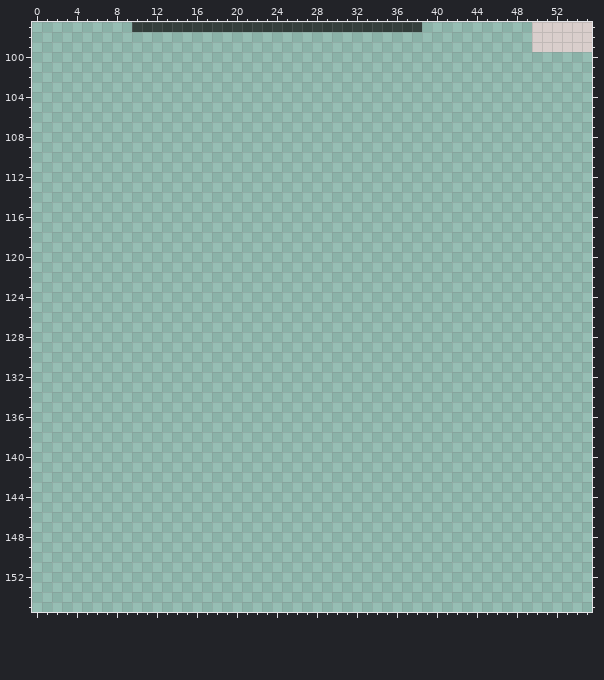
Pixel-art file -- ASSETS/TEXTURES/FURNITURE/FURNITURE.aseprite. The picture above was drawn from the file before the commit.
500x500 pixels, 1 frame. Pixels under 10% opacity are left out. Colours within 5 levels of each other are drawn and written as one. Shown: x 0..55, y 97..155. The commit also changed other parts of the picture, which this record leaves out.
Once edited:
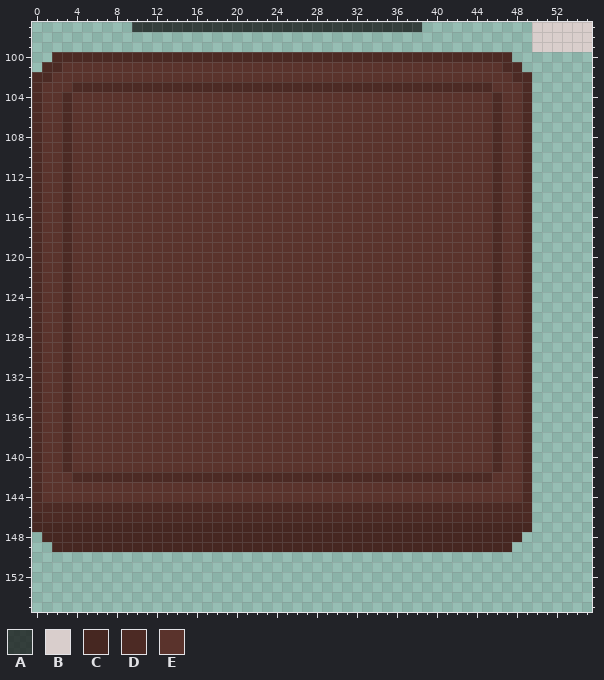
Palette (. is transparent): A #101010ba  B #d9cecc  C #462721  D #4c2a24  E #5a332c
Diff:
--- layer "Layer 2"
@@ x 0..55 @@
  99 ..................................................BBBBBB
-100 ........................................................
-101 ........................................................
-102 ........................................................
-103 ........................................................
-104 ........................................................
-105 ........................................................
-106 ........................................................
-107 ........................................................
-108 ........................................................
-109 ........................................................
-110 ........................................................
-111 ........................................................
-112 ........................................................
-113 ........................................................
-114 ........................................................
-115 ........................................................
-116 ........................................................
-117 ........................................................
-118 ........................................................
-119 ........................................................
-120 ........................................................
-121 ........................................................
-122 ........................................................
-123 ........................................................
-124 ........................................................
-125 ........................................................
-126 ........................................................
-127 ........................................................
-128 ........................................................
-129 ........................................................
-130 ........................................................
-131 ........................................................
-132 ........................................................
-133 ........................................................
-134 ........................................................
-135 ........................................................
-136 ........................................................
-137 ........................................................
-138 ........................................................
-139 ........................................................
-140 ........................................................
-141 ........................................................
-142 ........................................................
-143 ........................................................
-144 ........................................................
-145 ........................................................
-146 ........................................................
-147 ........................................................
-148 ........................................................
-149 ........................................................
+100 ..DDDDDDDDDDDDDDDDDDDDDDDDDDDDDDDDDDDDDDDDDDDDDD........
+101 .DDEEEEEEEEEEEEEEEEEEEEEEEEEEEEEEEEEEEEEEEEEEEEDD.......
+102 DDEEEEEEEEEEEEEEEEEEEEEEEEEEEEEEEEEEEEEEEEEEEEEEDD......
+103 DEEEDDDDDDDDDDDDDDDDDDDDDDDDDDDDDDDDDDDDDDDDDDEEED......
+104 DEEDEEEEEEEEEEEEEEEEEEEEEEEEEEEEEEEEEEEEEEEEEEDEED......
+105 DEEDEEEEEEEEEEEEEEEEEEEEEEEEEEEEEEEEEEEEEEEEEEDEED......
+106 DEEDEEEEEEEEEEEEEEEEEEEEEEEEEEEEEEEEEEEEEEEEEEDEED......
+107 DEEDEEEEEEEEEEEEEEEEEEEEEEEEEEEEEEEEEEEEEEEEEEDEED......
+108 DEEDEEEEEEEEEEEEEEEEEEEEEEEEEEEEEEEEEEEEEEEEEEDEED......
+109 DEEDEEEEEEEEEEEEEEEEEEEEEEEEEEEEEEEEEEEEEEEEEEDEED......
+110 DEEDEEEEEEEEEEEEEEEEEEEEEEEEEEEEEEEEEEEEEEEEEEDEED......
+111 DEEDEEEEEEEEEEEEEEEEEEEEEEEEEEEEEEEEEEEEEEEEEEDEED......
+112 DEEDEEEEEEEEEEEEEEEEEEEEEEEEEEEEEEEEEEEEEEEEEEDEED......
+113 DEEDEEEEEEEEEEEEEEEEEEEEEEEEEEEEEEEEEEEEEEEEEEDEED......
+114 DEEDEEEEEEEEEEEEEEEEEEEEEEEEEEEEEEEEEEEEEEEEEEDEED......
+115 DEEDEEEEEEEEEEEEEEEEEEEEEEEEEEEEEEEEEEEEEEEEEEDEED......
+116 DEEDEEEEEEEEEEEEEEEEEEEEEEEEEEEEEEEEEEEEEEEEEEDEED......
+117 DEEDEEEEEEEEEEEEEEEEEEEEEEEEEEEEEEEEEEEEEEEEEEDEED......
+118 DEEDEEEEEEEEEEEEEEEEEEEEEEEEEEEEEEEEEEEEEEEEEEDEED......
+119 DEEDEEEEEEEEEEEEEEEEEEEEEEEEEEEEEEEEEEEEEEEEEEDEED......
+120 DEEDEEEEEEEEEEEEEEEEEEEEEEEEEEEEEEEEEEEEEEEEEEDEED......
+121 DEEDEEEEEEEEEEEEEEEEEEEEEEEEEEEEEEEEEEEEEEEEEEDEED......
+122 DEEDEEEEEEEEEEEEEEEEEEEEEEEEEEEEEEEEEEEEEEEEEEDEED......
+123 DEEDEEEEEEEEEEEEEEEEEEEEEEEEEEEEEEEEEEEEEEEEEEDEED......
+124 DEEDEEEEEEEEEEEEEEEEEEEEEEEEEEEEEEEEEEEEEEEEEEDEED......
+125 DEEDEEEEEEEEEEEEEEEEEEEEEEEEEEEEEEEEEEEEEEEEEEDEED......
+126 DEEDEEEEEEEEEEEEEEEEEEEEEEEEEEEEEEEEEEEEEEEEEEDEED......
+127 DEEDEEEEEEEEEEEEEEEEEEEEEEEEEEEEEEEEEEEEEEEEEEDEED......
+128 DEEDEEEEEEEEEEEEEEEEEEEEEEEEEEEEEEEEEEEEEEEEEEDEED......
+129 DEEDEEEEEEEEEEEEEEEEEEEEEEEEEEEEEEEEEEEEEEEEEEDEED......
+130 DEEDEEEEEEEEEEEEEEEEEEEEEEEEEEEEEEEEEEEEEEEEEEDEED......
+131 DEEDEEEEEEEEEEEEEEEEEEEEEEEEEEEEEEEEEEEEEEEEEEDEED......
+132 DEEDEEEEEEEEEEEEEEEEEEEEEEEEEEEEEEEEEEEEEEEEEEDEED......
+133 DEEDEEEEEEEEEEEEEEEEEEEEEEEEEEEEEEEEEEEEEEEEEEDEED......
+134 DEEDEEEEEEEEEEEEEEEEEEEEEEEEEEEEEEEEEEEEEEEEEEDEED......
+135 DEEDEEEEEEEEEEEEEEEEEEEEEEEEEEEEEEEEEEEEEEEEEEDEED......
+136 DEEDEEEEEEEEEEEEEEEEEEEEEEEEEEEEEEEEEEEEEEEEEEDEED......
+137 DEEDEEEEEEEEEEEEEEEEEEEEEEEEEEEEEEEEEEEEEEEEEEDEED......
+138 DEEDEEEEEEEEEEEEEEEEEEEEEEEEEEEEEEEEEEEEEEEEEEDEED......
+139 DEEDEEEEEEEEEEEEEEEEEEEEEEEEEEEEEEEEEEEEEEEEEEDEED......
+140 DEEDEEEEEEEEEEEEEEEEEEEEEEEEEEEEEEEEEEEEEEEEEEDEED......
+141 DEEDEEEEEEEEEEEEEEEEEEEEEEEEEEEEEEEEEEEEEEEEEEDEED......
+142 DEEEDDDDDDDDDDDDDDDDDDDDDDDDDDDDDDDDDDDDDDDDDDEEED......
+143 DEEEEEEEEEEEEEEEEEEEEEEEEEEEEEEEEEEEEEEEEEEEEEEEED......
+144 DEEEEEEEEEEEEEEEEEEEEEEEEEEEEEEEEEEEEEEEEEEEEEEEED......
+145 DDDDDDDDDDDDDDDDDDDDDDDDDDDDDDDDDDDDDDDDDDDDDDDDDD......
+146 CDDDDDDDDDDDDDDDDDDDDDDDDDDDDDDDDDDDDDDDDDDDDDDDDD......
+147 CCCCCCCCCCCCCCCCCCCCCCCCCCCCCCCCCCCCCCCCCCCCCCCCCC......
+148 .CCCCCCCCCCCCCCCCCCCCCCCCCCCCCCCCCCCCCCCCCCCCCCCC.......
+149 ..CCCCCCCCCCCCCCCCCCCCCCCCCCCCCCCCCCCCCCCCCCCCCC........
 150 ........................................................
Where, in picture pixels (left, top, right, bottom), the same in both pictures:
added: (32, 52, 532, 552)
